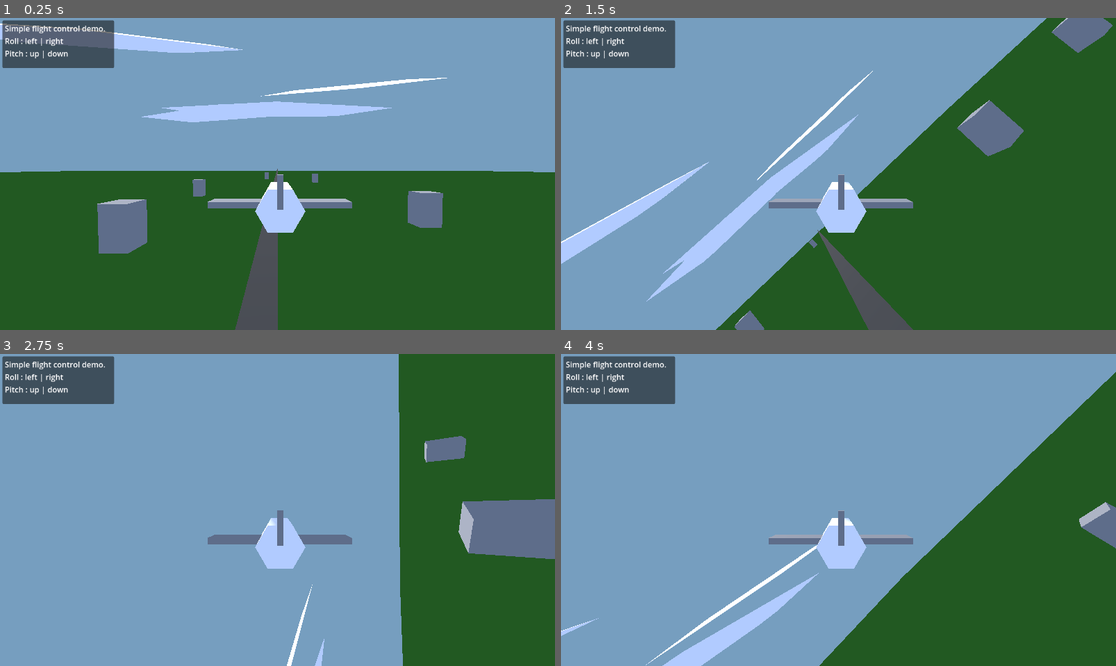
Above: before the commit, frames 1-4 (two rows, left to right).
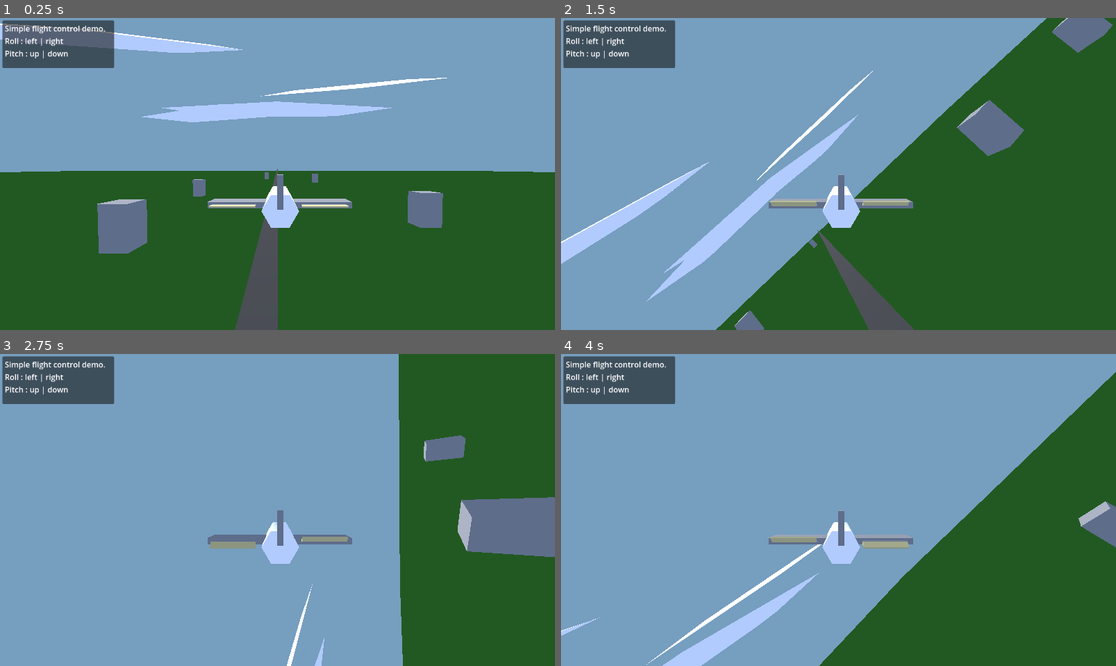
Above: after the commit, the same moments.

Repository: pipehat/godot41_flight_controller_example
Game: Godot game, scene res://world.tscn
Same seed, same stepped clock (60 frames per second), same inputs: the game is played once before the commit and once after it.
Inputs:
- Up to frame 1 (0.25 s): no input
- Up to frame 2 (1.5 s): hold Right (ui_right) 0.53-1.28 s; hold Down (ui_down) from 1.28 s (still down)
- Up to frame 3 (2.75 s): release Down (ui_down) at 2.03 s; hold Right (ui_right) from 2.03 s (still down)
- Up to frame 4 (4 s): release Right (ui_right) at 2.78 s; hold Up (ui_up) 2.78-3.53 s; hold Left (ui_left) from 3.53 s (still down)

The runs differ from the first frame. In frame 1, 0.6% of the frame differs, in the area x 37-63%, y 52-69%; in frame 2, 0.8%; in frame 3, 1.1%, in the area x 37-100%, y 18-100%; in frame 4, 0.9%.

Commit message:
added some flap animation

Diff:
--- a/plane.gd
+++ b/plane.gd
@@ -3,6 +3,10 @@
 var print_delay = 1
 var next_print = 0
 const SPEED_MPS = 500
+const FLAP_NEUTRAL = PI/2
+const FLAP_UP = -PI/4
+const FLAP_DOWN = PI/4
+
 
 func _physics_process(delta):
 	var input_dir = Input.get_vector("ui_left", "ui_right", "ui_up", "ui_down")
@@ -35,5 +39,24 @@
 	rotate(transform.basis.x, pitch  * delta)
 	rotate_y(yaw_drift)
 
-	velocity = -transform.basis.z * SPEED_MPS * delta
+	# animate the flaps for fun
+	$flap_axis_left.rotation.x = FLAP_NEUTRAL
+	$flap_axis_right.rotation.x = FLAP_NEUTRAL
+
+	if roll < 0:
+		$flap_axis_left.rotation.x = FLAP_NEUTRAL + FLAP_DOWN
+		$flap_axis_right.rotation.x = FLAP_NEUTRAL + FLAP_UP
+	elif roll > 0:
+		$flap_axis_left.rotation.x = FLAP_NEUTRAL + FLAP_UP
+		$flap_axis_right.rotation.x = FLAP_NEUTRAL + FLAP_DOWN
+
+	if pitch > 0:
+		$flap_axis_left.rotation.x = FLAP_NEUTRAL + FLAP_UP
+		$flap_axis_right.rotation.x = FLAP_NEUTRAL + FLAP_UP
+	elif pitch < 0:
+		$flap_axis_left.rotation.x = FLAP_NEUTRAL + FLAP_DOWN
+		$flap_axis_right.rotation.x = FLAP_NEUTRAL + FLAP_DOWN
+
+
+	velocity = forward * SPEED_MPS * delta
 	move_and_slide()
--- a/plane.tscn
+++ b/plane.tscn
@@ -1,22 +1,39 @@
-[gd_scene load_steps=3 format=3 uid="uid://bbglp6seply6y"]
+[gd_scene load_steps=4 format=3 uid="uid://bbglp6seply6y"]
 
 [sub_resource type="BoxShape3D" id="BoxShape3D_eephg"]
 size = Vector3(3.41247, 1.14946, 2.50144)
 
 [sub_resource type="StandardMaterial3D" id="StandardMaterial3D_n21i8"]
 
+[sub_resource type="StandardMaterial3D" id="StandardMaterial3D_r3ldr"]
+albedo_color = Color(0.792157, 0.737255, 0.501961, 1)
+
 [node name="plane" type="CharacterBody3D"]
 
 [node name="CollisionShape3D" type="CollisionShape3D" parent="."]
 shape = SubResource("BoxShape3D_eephg")
 
-[node name="model" type="CSGCylinder3D" parent="."]
-transform = Transform3D(1, 0, 0, 0, -4.37114e-08, -1, 0, 1, -4.37114e-08, 0, 0, 0)
+[node name="fuselage" type="CSGCylinder3D" parent="."]
+transform = Transform3D(0.75, 0, 0, 0, -4.37114e-08, -0.75, 0, 1, -3.27835e-08, 0, 0, 0)
 sides = 6
 material = SubResource("StandardMaterial3D_n21i8")
 
-[node name="wings" type="CSGBox3D" parent="model"]
-transform = Transform3D(3.33283, 0, 0, 0, 0.512583, 0, 0, 1.77636e-15, 0.153431, 0, 0.105159, -4.59665e-09)
+[node name="wings" type="CSGBox3D" parent="."]
+transform = Transform3D(3.33283, 0, 0, 0, -2.24057e-08, -0.153431, 0, 0.512583, -6.70668e-09, 0, 3.10862e-15, 0.105159)
 
-[node name="tail" type="CSGBox3D" parent="model"]
-transform = Transform3D(0.120545, 0, 0, 0, 0.512583, -1.77636e-15, 0, 3.55271e-15, 0.660861, 0, 0.941071, -0.401692)
+[node name="flap_axis_right" type="CSGBox3D" parent="."]
+transform = Transform3D(1.02031, 0, 0, 0, -2.50257e-09, -0.0437036, 0, 0.0572522, -1.91035e-09, 1.0063, 2.67326e-15, 0.39245)
+
+[node name="flap_right" type="CSGBox3D" parent="flap_axis_right"]
+transform = Transform3D(1, 0, 0, 0, 2.72094, -3.55271e-15, 0, -1.42109e-14, 1, 0, 1.53106, -8.76721e-08)
+material = SubResource("StandardMaterial3D_r3ldr")
+
+[node name="flap_axis_left" type="CSGBox3D" parent="."]
+transform = Transform3D(1.02031, 0, 0, 0, -2.50257e-09, -0.0437036, 0, 0.0572522, -1.91035e-09, -1.05513, 0, 0.392)
+
+[node name="flap_left" type="CSGBox3D" parent="flap_axis_left"]
+transform = Transform3D(1, 0, 0, 0, 2.72094, -3.55271e-15, 0, -1.42109e-14, 1, -0.00476933, 1.53706, -8.80156e-08)
+material = SubResource("StandardMaterial3D_r3ldr")
+
+[node name="tail" type="CSGBox3D" parent="."]
+transform = Transform3D(0.120545, 0, 0, 0, -2.24057e-08, -0.660861, 0, 0.512583, -2.88872e-08, 0, 0.401692, 0.941071)
